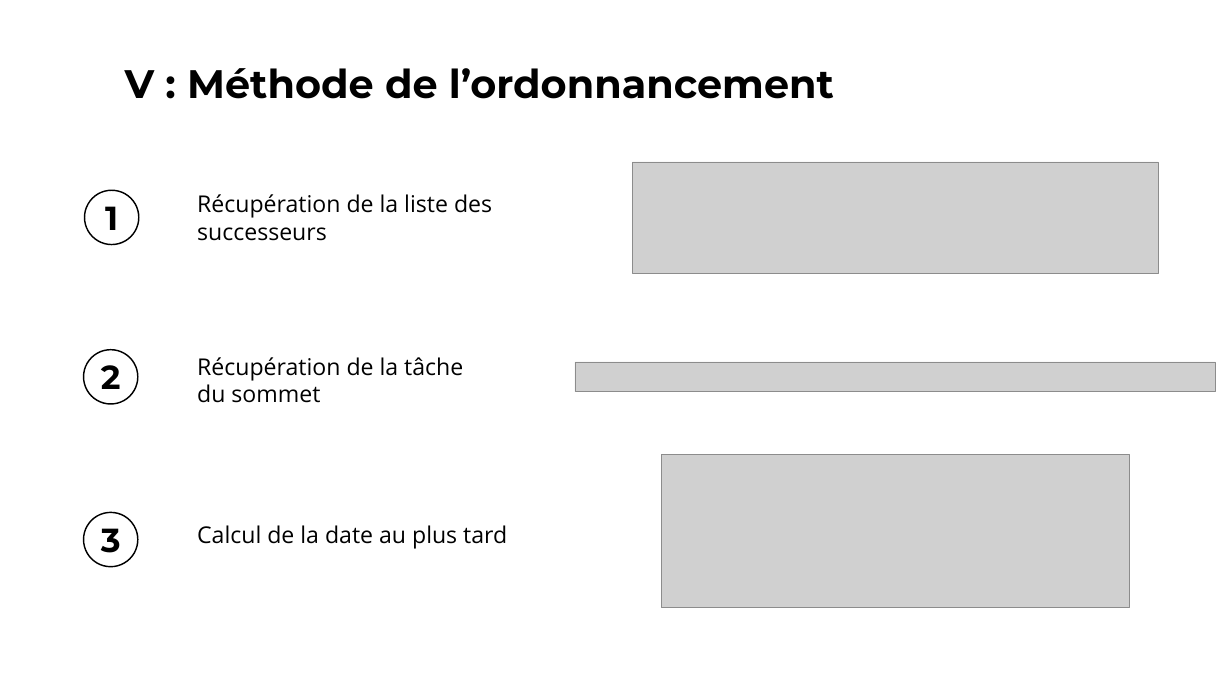
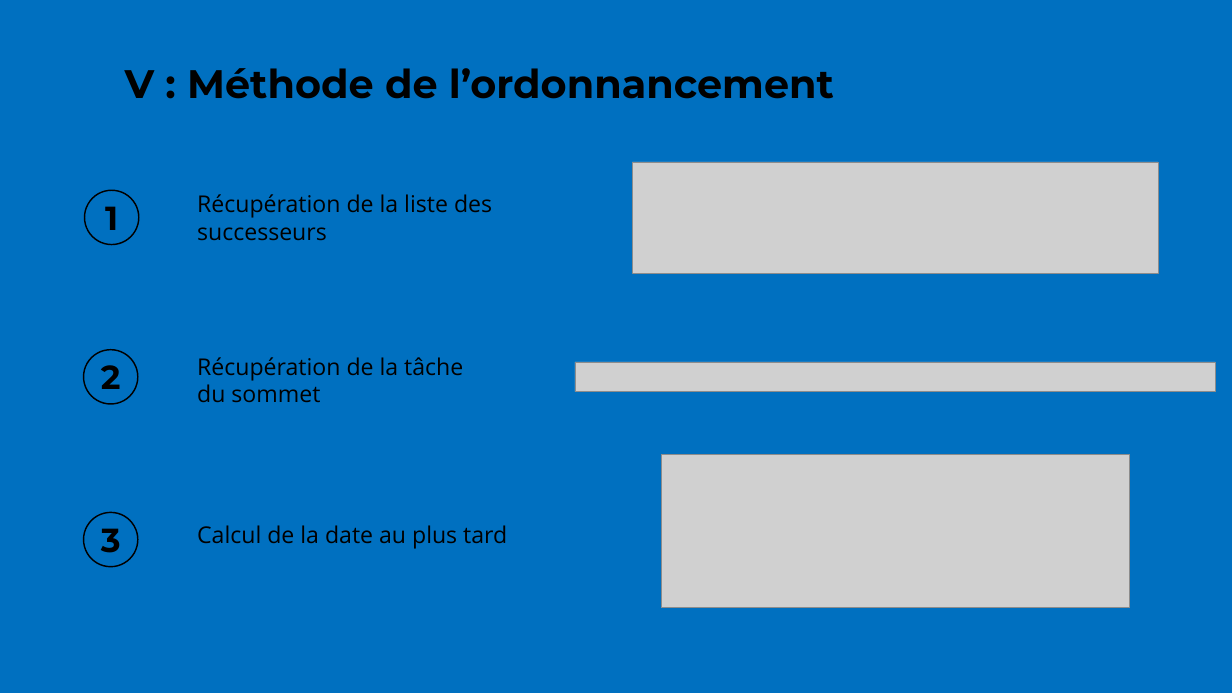
Before and after one commit to vincentdbs/ProjetTheorieDesGraphes, a slide deck: slide 17 of A4_Presentation.pptx. Drawn at 1232x693 pixels with LibreOffice and Linux fonts; fonts in the diff are those of the drawing; grey boxes stand for pictures. Boxes give left, top, right and bottom in pixels: in the first picture for what was removed or moved away, otherwise in the second. Text is boxed around its words. In the diff, an @@ line names an element or a change of style, - is before the commit and + after.

```diff
--- a/A4_Presentation.pptx
+++ b/A4_Presentation.pptx
@@ background #FFFFFF to #0070C0 @@
```
Also in this commit, not shown: 1 other slide changed, 4 slides added.
